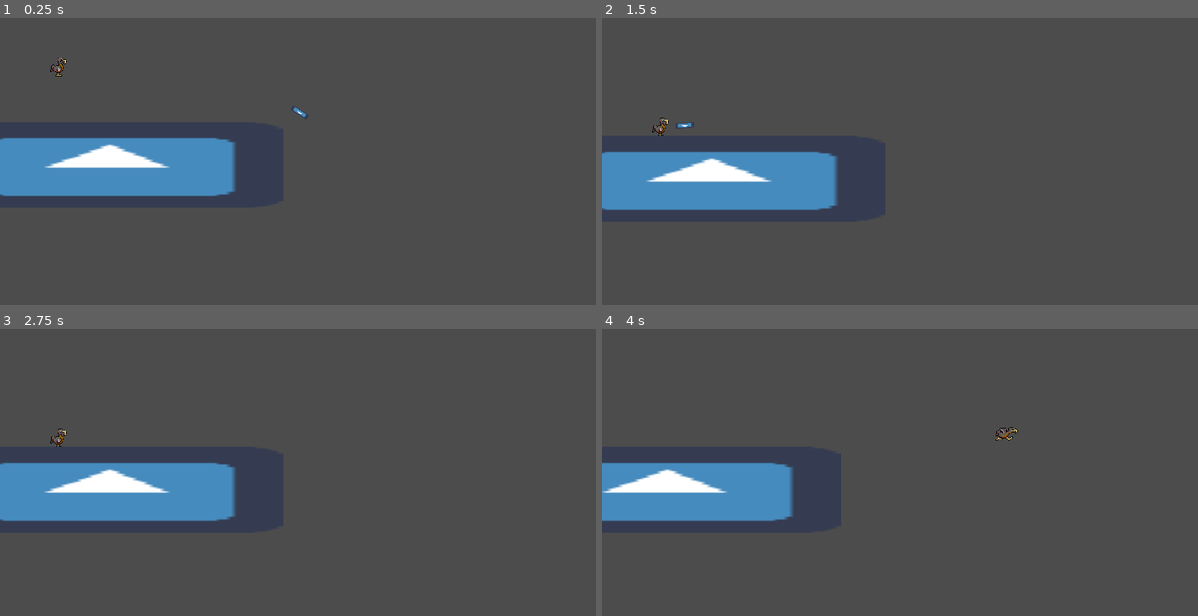
Above: before the commit, frames 1-4 (two rows, left to right).
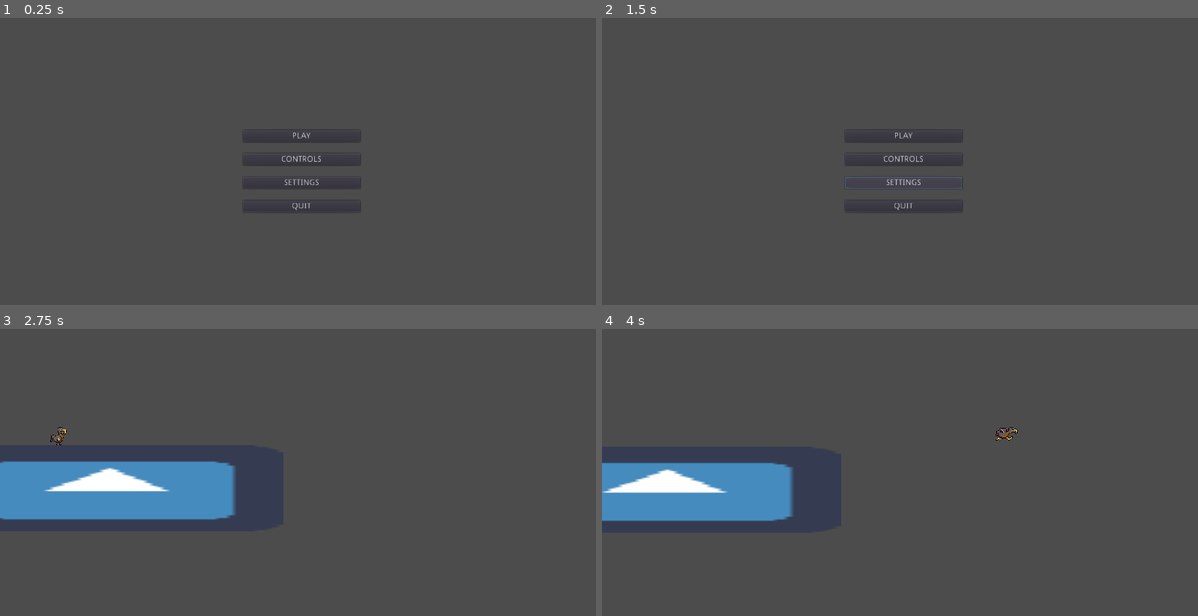
Above: after the commit, the same moments.

Repository: Struckdown/GDQ2021
Game: Godot game, scene res://MainMenu.tscn
Two runs of this game, one before a commit and one after it. Both use one fixed random seed, a clock stepped at 60 frames per second and the inputs below. Before the commit the project starts from res://MainLevel.tscn. The engine's default icon, where the game draws it, is replaced by a stand-in: a white triangle on a blue panel in a dark square.
Inputs (mouse positions are in pixels of both pictures, inside the frame that each line leads up to):
- Up to frame 1 (0.25 s): no input
- Up to frame 2 (1.5 s): click (905, 158) at 0.5 s, where only the run after the commit has a clickable "CONTROLS"; click (905, 181) at 1.25 s, where only the run after the commit has a clickable "SETTINGS"
- Up to frame 3 (2.75 s): click (303, 446) at 2 s, where only the run after the commit has a clickable "PLAY"
- Up to frame 4 (4 s): hold D (right) from 2.78 s (still down); tap Shift (dash) at 2.85, 3.6 s; tap Space (jump) at 3.02, 3.77 s

The runs differ from the first frame. In frame 1, 8.5% of the frame differs, in the area x 0-61%, y 13-68%; in frame 2, 8.6%, in the area x 0-61%, y 34-68%; in frame 3, 1.0%; in frame 4, less than 0.1%.

Commit message:
Added main menu

Diff:
--- a/MainLevel.tscn
+++ b/MainLevel.tscn
@@ -1,8 +1,7 @@
-[gd_scene load_steps=5 format=2]
+[gd_scene load_steps=4 format=2]
 
 [ext_resource path="res://Dodo/Dodo.tscn" type="PackedScene" id=1]
 [ext_resource path="res://icon.png" type="Texture" id=2]
-[ext_resource path="res://Projectiles/Missile.tscn" type="PackedScene" id=3]
 
 [sub_resource type="RectangleShape2D" id=1]
 extents = Vector2( 300.921, 71.2753 )
@@ -31,8 +30,3 @@
 position = Vector2( 1.17982, 0.943907 )
 scale = Vector2( 9.41375, 2.29783 )
 texture = ExtResource( 2 )
-
-[node name="Missile" parent="." instance=ExtResource( 3 )]
-position = Vector2( 462.448, 148.492 )
-rotation = -2.04502
-turnRate = 2.0
--- /dev/null
+++ b/MainMenu.gd
@@ -0,0 +1,26 @@
+extends Control
+
+
+# Declare member variables here. Examples:
+# var a = 2
+# var b = "text"
+
+
+# Called when the node enters the scene tree for the first time.
+func _ready():
+	pass # Replace with function body.
+
+
+# Called every frame. 'delta' is the elapsed time since the previous frame.
+#func _process(delta):
+#	pass
+
+
+func _on_PlayButton_pressed():
+	get_tree().change_scene("res://MainLevel.tscn")
+	pass # Replace with function body.
+
+
+func _on_QuitButton_pressed():
+	get_tree().quit()
+	pass # Replace with function body.
--- /dev/null
+++ b/MainMenu.tscn
@@ -0,0 +1,51 @@
+[gd_scene load_steps=2 format=2]
+
+[ext_resource path="res://MainMenu.gd" type="Script" id=1]
+
+[node name="MainMenu" type="Control"]
+margin_left = 5.0
+margin_top = -1.0
+margin_right = 1024.0
+margin_bottom = 603.0
+script = ExtResource( 1 )
+__meta__ = {
+"_edit_use_anchors_": false
+}
+
+[node name="VBoxContainer" type="VBoxContainer" parent="."]
+anchor_left = 0.5
+anchor_top = 0.5
+anchor_right = 0.5
+anchor_bottom = 0.5
+margin_left = -100.0
+margin_right = 100.0
+custom_constants/separation = 20
+__meta__ = {
+"_edit_use_anchors_": false
+}
+
+[node name="PlayButton" type="Button" parent="VBoxContainer"]
+margin_right = 200.0
+margin_bottom = 20.0
+text = "PLAY"
+
+[node name="ControlsButton" type="Button" parent="VBoxContainer"]
+margin_top = 40.0
+margin_right = 200.0
+margin_bottom = 60.0
+text = "CONTROLS"
+
+[node name="SettingsButton" type="Button" parent="VBoxContainer"]
+margin_top = 80.0
+margin_right = 200.0
+margin_bottom = 100.0
+text = "SETTINGS"
+
+[node name="QuitButton" type="Button" parent="VBoxContainer"]
+margin_top = 120.0
+margin_right = 200.0
+margin_bottom = 140.0
+text = "QUIT"
+
+[connection signal="pressed" from="VBoxContainer/PlayButton" to="." method="_on_PlayButton_pressed"]
+[connection signal="pressed" from="VBoxContainer/QuitButton" to="." method="_on_QuitButton_pressed"]
--- a/project.godot
+++ b/project.godot
@@ -11,9 +11,8 @@
 [application]
 
 config/name="GDQ 2021"
-config/description="A Sphere Factor Production"
-run/main_scene="res://MainLevel.tscn"
-config/icon="res://logo2.png"
+run/main_scene="res://MainMenu.tscn"
+config/icon="res://icon.png"
 
 [display]
 
@@ -22,43 +21,38 @@
 
 [input]
 
-Pause={
-"deadzone": 0.5,
-"events": [ Object(InputEventKey,"resource_local_to_scene":false,"resource_name":"","device":0,"alt":false,"shift":false,"control":false,"meta":false,"command":false,"pressed":false,"scancode":80,"unicode":0,"echo":false,"script":null)
- ]
-}
 left={
 "deadzone": 0.5,
-"events": [ Object(InputEventKey,"resource_local_to_scene":false,"resource_name":"","device":0,"alt":false,"shift":false,"control":false,"meta":false,"command":false,"pressed":false,"scancode":65,"unicode":0,"echo":false,"script":null)
-, Object(InputEventKey,"resource_local_to_scene":false,"resource_name":"","device":0,"alt":false,"shift":false,"control":false,"meta":false,"command":false,"pressed":false,"scancode":16777231,"unicode":0,"echo":false,"script":null)
+"events": [ Object(InputEventKey,"resource_local_to_scene":false,"resource_name":"","device":0,"alt":false,"shift":false,"control":false,"meta":false,"command":false,"pressed":false,"scancode":65,"physical_scancode":0,"unicode":0,"echo":false,"script":null)
+, Object(InputEventKey,"resource_local_to_scene":false,"resource_name":"","device":0,"alt":false,"shift":false,"control":false,"meta":false,"command":false,"pressed":false,"scancode":16777231,"physical_scancode":0,"unicode":0,"echo":false,"script":null)
  ]
 }
 right={
 "deadzone": 0.5,
-"events": [ Object(InputEventKey,"resource_local_to_scene":false,"resource_name":"","device":0,"alt":false,"shift":false,"control":false,"meta":false,"command":false,"pressed":false,"scancode":68,"unicode":0,"echo":false,"script":null)
-, Object(InputEventKey,"resource_local_to_scene":false,"resource_name":"","device":0,"alt":false,"shift":false,"control":false,"meta":false,"command":false,"pressed":false,"scancode":16777233,"unicode":0,"echo":false,"script":null)
+"events": [ Object(InputEventKey,"resource_local_to_scene":false,"resource_name":"","device":0,"alt":false,"shift":false,"control":false,"meta":false,"command":false,"pressed":false,"scancode":68,"physical_scancode":0,"unicode":0,"echo":false,"script":null)
+, Object(InputEventKey,"resource_local_to_scene":false,"resource_name":"","device":0,"alt":false,"shift":false,"control":false,"meta":false,"command":false,"pressed":false,"scancode":16777233,"physical_scancode":0,"unicode":0,"echo":false,"script":null)
  ]
 }
 up={
 "deadzone": 0.5,
-"events": [ Object(InputEventKey,"resource_local_to_scene":false,"resource_name":"","device":0,"alt":false,"shift":false,"control":false,"meta":false,"command":false,"pressed":false,"scancode":87,"unicode":0,"echo":false,"script":null)
-, Object(InputEventKey,"resource_local_to_scene":false,"resource_name":"","device":0,"alt":false,"shift":false,"control":false,"meta":false,"command":false,"pressed":false,"scancode":16777232,"unicode":0,"echo":false,"script":null)
+"events": [ Object(InputEventKey,"resource_local_to_scene":false,"resource_name":"","device":0,"alt":false,"shift":false,"control":false,"meta":false,"command":false,"pressed":false,"scancode":87,"physical_scancode":0,"unicode":0,"echo":false,"script":null)
+, Object(InputEventKey,"resource_local_to_scene":false,"resource_name":"","device":0,"alt":false,"shift":false,"control":false,"meta":false,"command":false,"pressed":false,"scancode":16777232,"physical_scancode":0,"unicode":0,"echo":false,"script":null)
  ]
 }
 down={
 "deadzone": 0.5,
-"events": [ Object(InputEventKey,"resource_local_to_scene":false,"resource_name":"","device":0,"alt":false,"shift":false,"control":false,"meta":false,"command":false,"pressed":false,"scancode":83,"unicode":0,"echo":false,"script":null)
-, Object(InputEventKey,"resource_local_to_scene":false,"resource_name":"","device":0,"alt":false,"shift":false,"control":false,"meta":false,"command":false,"pressed":false,"scancode":16777234,"unicode":0,"echo":false,"script":null)
+"events": [ Object(InputEventKey,"resource_local_to_scene":false,"resource_name":"","device":0,"alt":false,"shift":false,"control":false,"meta":false,"command":false,"pressed":false,"scancode":83,"physical_scancode":0,"unicode":0,"echo":false,"script":null)
+, Object(InputEventKey,"resource_local_to_scene":false,"resource_name":"","device":0,"alt":false,"shift":false,"control":false,"meta":false,"command":false,"pressed":false,"scancode":16777234,"physical_scancode":0,"unicode":0,"echo":false,"script":null)
  ]
 }
 jump={
 "deadzone": 0.5,
-"events": [ Object(InputEventKey,"resource_local_to_scene":false,"resource_name":"","device":0,"alt":false,"shift":false,"control":false,"meta":false,"command":false,"pressed":false,"scancode":32,"unicode":0,"echo":false,"script":null)
+"events": [ Object(InputEventKey,"resource_local_to_scene":false,"resource_name":"","device":0,"alt":false,"shift":false,"control":false,"meta":false,"command":false,"pressed":false,"scancode":32,"physical_scancode":0,"unicode":0,"echo":false,"script":null)
  ]
 }
 dash={
 "deadzone": 0.5,
-"events": [ Object(InputEventKey,"resource_local_to_scene":false,"resource_name":"","device":0,"alt":false,"shift":false,"control":false,"meta":false,"command":false,"pressed":false,"scancode":16777237,"unicode":0,"echo":false,"script":null)
+"events": [ Object(InputEventKey,"resource_local_to_scene":false,"resource_name":"","device":0,"alt":false,"shift":false,"control":false,"meta":false,"command":false,"pressed":false,"scancode":16777237,"physical_scancode":0,"unicode":0,"echo":false,"script":null)
  ]
 }
 
Not shown, changed: art/spr_dodoglideleft.png.import
Not shown, changed: art/spr_dodoglideright.png.import
Not shown, changed: art/spr_dodorunleft.png.import
Not shown, changed: art/spr_dodorunright.png.import
Not shown, changed: logo.png.import
Not shown, changed: logo.svg.import
Not shown, changed: logo2.png.import
